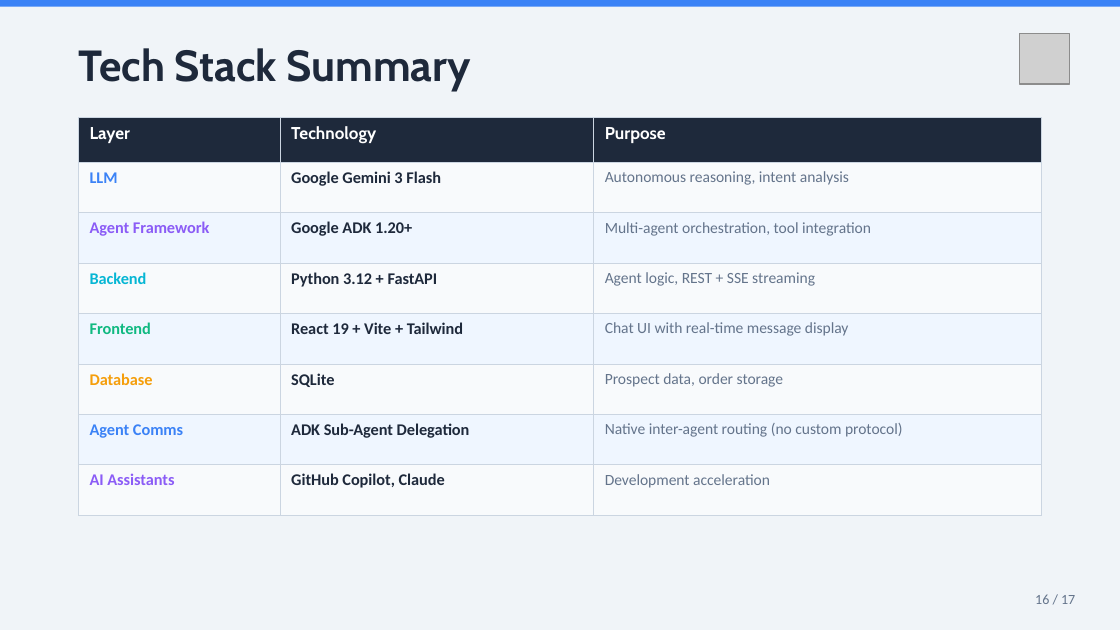
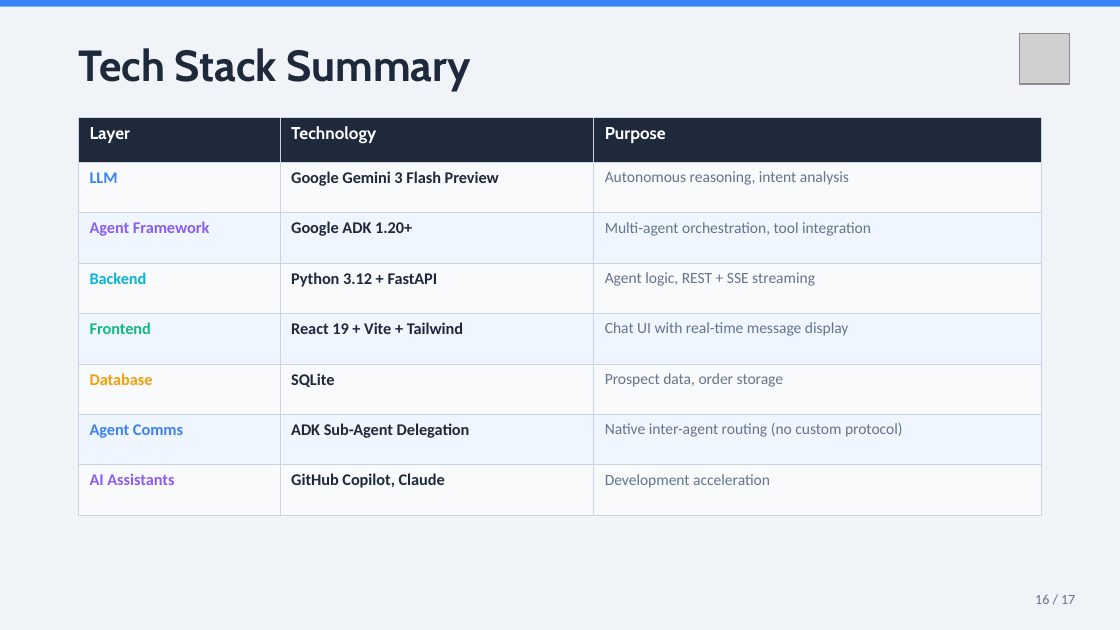
Before and after one commit to sudhamanc/ConversationalSalesAgent, a slide deck: slide 5 of B2B_Sales_Agent_Progress_Report.pptx (slide 16 before the commit). Drawn at 1120x630 pixels with LibreOffice and Linux fonts; fonts in the diff are those of the drawing; grey boxes stand for pictures. Boxes give left, top, right and bottom in pixels: in the first picture for what was removed or moved away, otherwise in the second. Text is boxed around its words. In the diff, an @@ line names an element or a change of style, - is before the commit and + after.

Commit message:
Add technical architecture diagram and update documentation
- Add ARCHITECTURE_DIAGRAM.md with clean, readable Mermaid flowchart
- Update README.md with comprehensive start_servers.sh script documentation
- Fix model version references (Gemini 3 Flash Preview)
- Add startup instructions with logging and monitoring details
- Update B2B_Sales_Agent_Progress_Report.pptx

```diff
--- a/B2B_Sales_Agent_Progress_Report.pptx
+++ b/B2B_Sales_Agent_Progress_Report.pptx
@@ table at [78,118,1042,515] @@
-row 2, column 2: Google Gemini 3 Flash
+row 2, column 2: Google Gemini 3 Flash Preview
```
Also in this commit, not shown: 3 other files.
